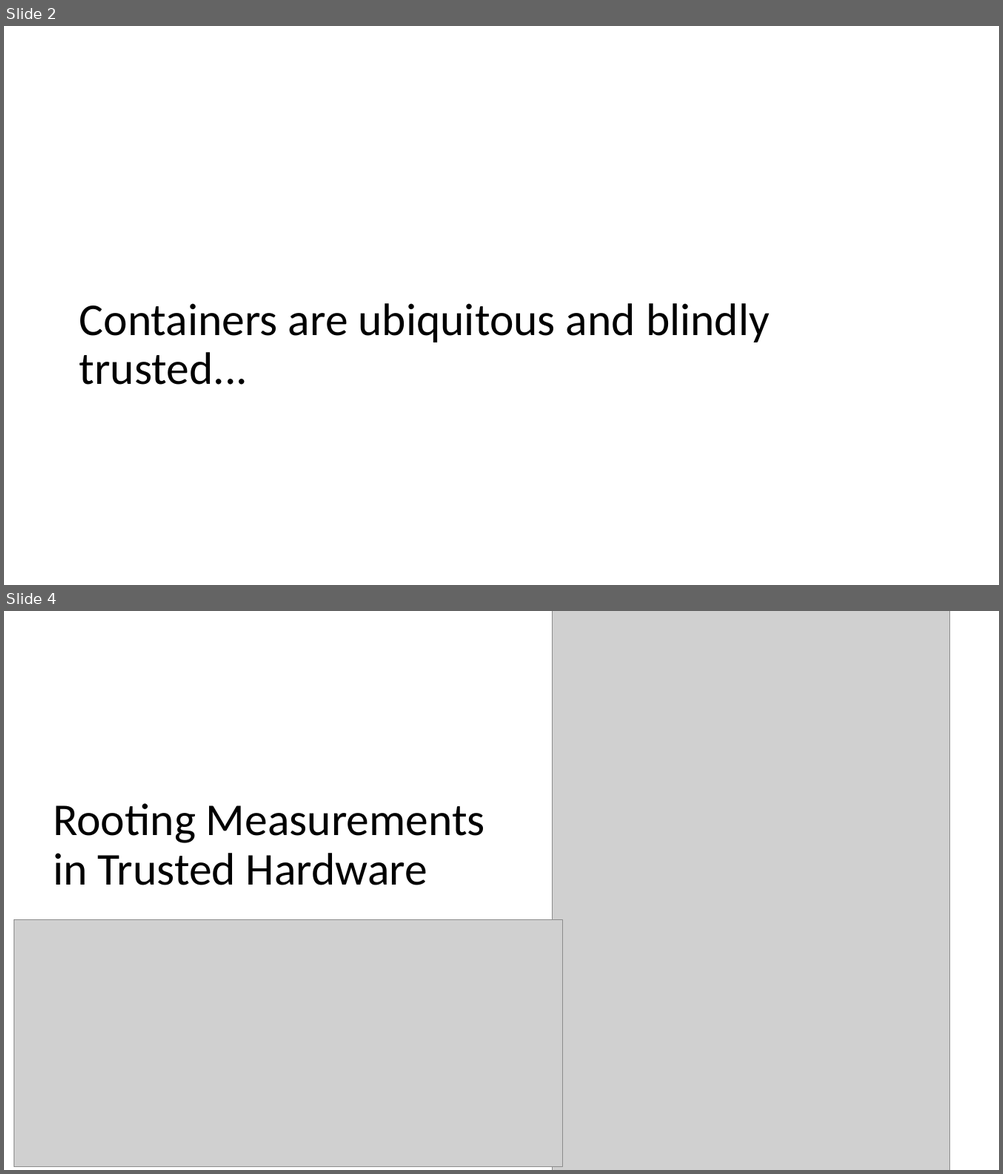
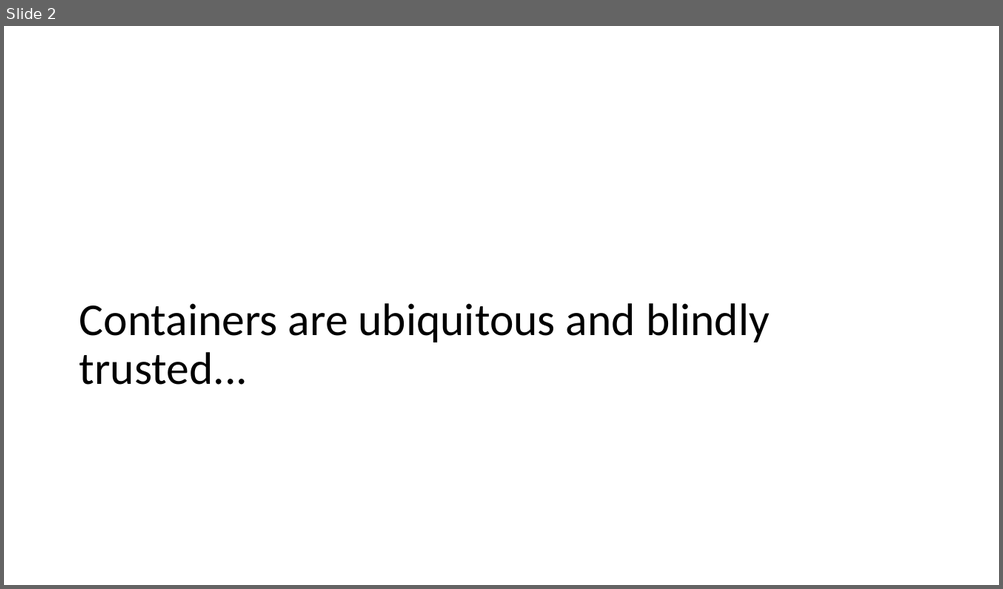
Before and after one commit to avery-blanchard/LPC23-containers, a slide deck: LPC-Containers.pptx. Shown one above the other, each under a label of ours: slides 2 and 4 before the commit, slide 2 after it; the slides between them are not shown. The pictures are 1003x1174 and 1003x589 pixels, drawn with LibreOffice and Linux fonts; fonts in the diff are those of the drawing; grey boxes stand for pictures. Boxes give left, top, right and bottom in pixels: in the first picture for what was removed or moved away, otherwise in the second. Text is boxed around its words. In the diff, an @@ line names an element or a change of style, - is before the commit and + after.

```diff
--- a/LPC-Containers.pptx
+++ b/LPC-Containers.pptx
@@ slide 4 removed at bbox=[4, 611, 999, 1170], background #FFFFFF @@
@@ picture removed at bbox=[552, 611, 950, 1170] @@
@@ title removed at bbox=[53, 803, 485, 886] @@
-Rooting Measurements in Trusted Hardware
@@ picture removed at bbox=[14, 920, 562, 1167] @@
```
Also in this commit, not shown: 2 slides changed, 29 slides added, 5 other slides removed, 2 other files.
